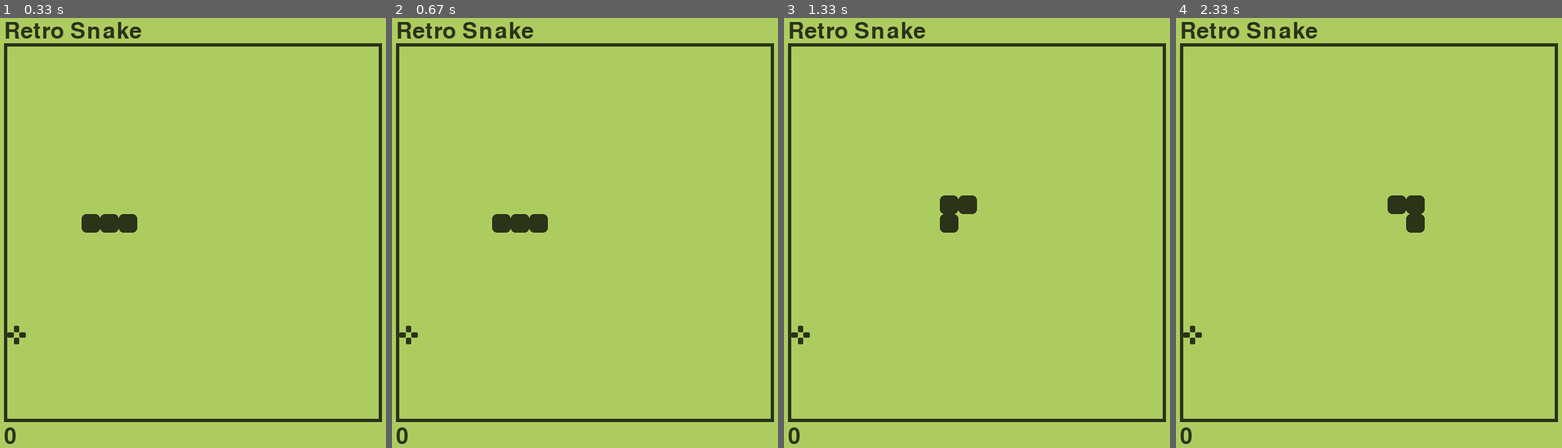
Above: before the commit, frames 1-4 (left to right).
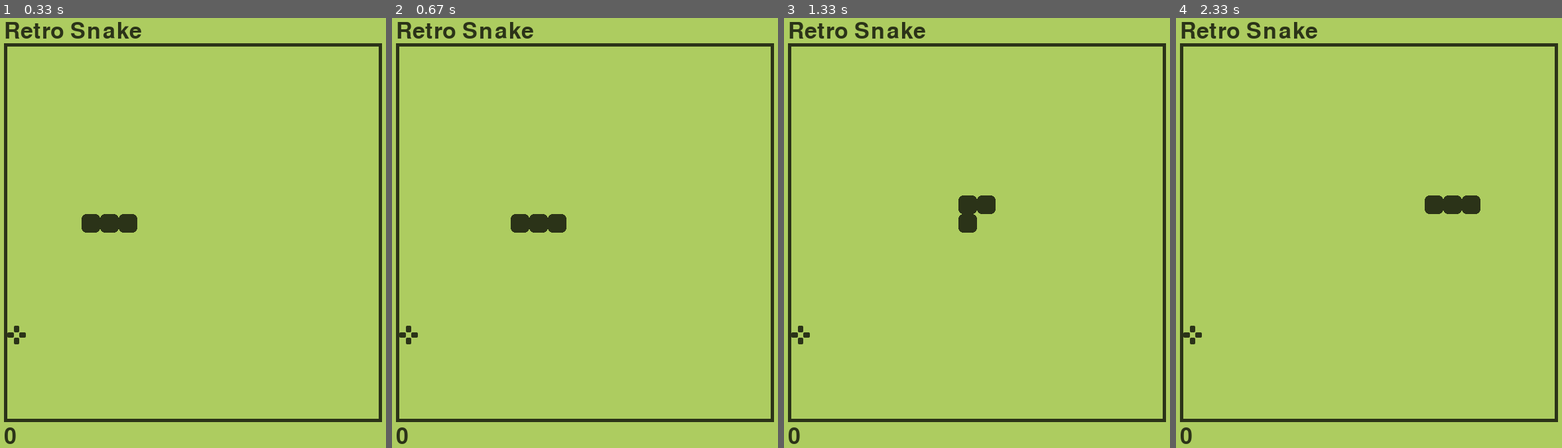
Above: after the commit, the same moments.

Repository: educ8s/Python-Retro-Snake-Game-Pygame
Game: pygame game, started from snake.py
The game is run twice, just before and just after one commit, with the same random seed, the same clock (stepped at 60 frames per second) and the same inputs.
Inputs:
- Up to frame 1 (0.33 s): no input
- Up to frame 2 (0.67 s): hold Right from 0.33 s (still down)
- Up to frame 3 (1.33 s): release Right at 0.8 s; hold Up 0.83-1.13 s; hold Right from 1.17 s (still down)
- Up to frame 4 (2.33 s): release Right at 1.63 s; hold Down from 2.23 s (still down)

Frame 1 is identical in both runs. In frame 2, 0.4% of the frame differs, in the area x 25-46%, y 45-50%; in frame 3, 0.8%; in frame 4, 1.2%, in the area x 54-79%, y 41-50%.

Commit message:
Minor changes

Diff:
--- a/snake.py
+++ b/snake.py
@@ -1,4 +1,5 @@
 import pygame, sys, random
+from pygame import gfxdraw
 from pygame.math import Vector2
 
 GREEN = (173,204,96)
@@ -46,9 +47,8 @@
 			self.body.insert(0, self.body[0] + self.direction)
 			self.add_segment = False
 		else:
-			headless_body = self.body[:-1]
-			headless_body.insert(0, self.body[0] + self.direction)
-			self.body = headless_body
+			self.body = self.body[:-1]
+			self.body.insert(0, self.body[0] + self.direction)
 
 	def reset(self):
 		self.body = [Vector2(6,9), Vector2(5,9), Vector2(4,9)]
@@ -100,7 +100,7 @@
 clock = pygame.time.Clock()
 food = pygame.image.load('Graphics/food.png').convert_alpha()
 SCREEN_UPDATE = pygame.USEREVENT
-pygame.time.set_timer(SCREEN_UPDATE, 250)
+pygame.time.set_timer(SCREEN_UPDATE, 200)
 game = GAME()
 
 while True:
@@ -110,18 +110,14 @@
 			sys.exit()
 
 		if event.type == pygame.KEYDOWN:
-			if event.key == pygame.K_UP:
-				if game.snake.direction.y != 1:
-					game.snake.direction = Vector2(0, -1)
-			if event.key == pygame.K_DOWN:
-				if game.snake.direction.y != -1:
-					game.snake.direction = Vector2(0, 1)
-			if event.key == pygame.K_LEFT:
-				if game.snake.direction.x != 1:
-					game.snake.direction = Vector2(-1, 0)
-			if event.key == pygame.K_RIGHT:
-				if game.snake.direction.x != -1:
-					game.snake.direction = Vector2(1, 0)
+			if event.key == pygame.K_UP and game.snake.direction.y != 1:
+				game.snake.direction = Vector2(0, -1)
+			if event.key == pygame.K_DOWN and game.snake.direction.y != -1:
+				game.snake.direction = Vector2(0, 1)
+			if event.key == pygame.K_LEFT and game.snake.direction.x != 1:
+				game.snake.direction = Vector2(-1, 0)
+			if event.key == pygame.K_RIGHT and game.snake.direction.x != -1:
+				game.snake.direction = Vector2(1, 0)
 			if game.state == "STOPPED":
 				game.state = "RUNNING"
 		if event.type == SCREEN_UPDATE:
